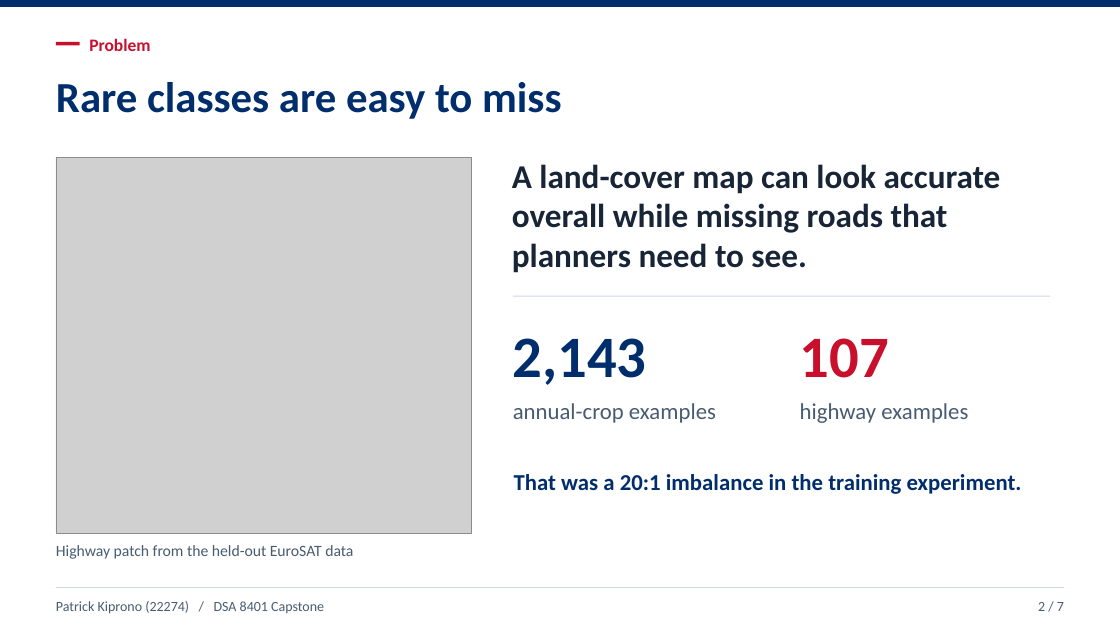
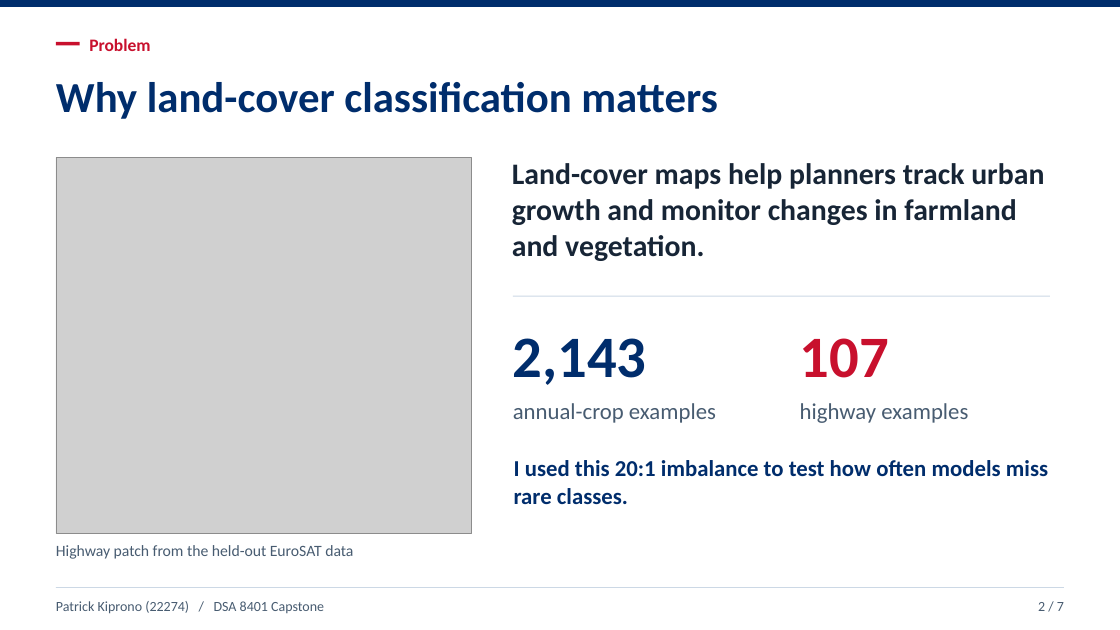
Before and after one commit to kipronopato/EuroSAT_LULC_Capstone, a slide deck: slide 2 of deliverables/EuroSAT_Capstone_Presentation.pptx. Drawn at 1120x630 pixels with LibreOffice and Linux fonts; fonts in the diff are those of the drawing; grey boxes stand for pictures. Boxes give left, top, right and bottom in pixels: in the first picture for what was removed or moved away, otherwise in the second. Text is boxed around its words. In the diff, an @@ line names an element or a change of style, - is before the commit and + after.

Commit message:
Explain the land-cover task and model choices

```diff
--- a/deliverables/EuroSAT_Capstone_Presentation.pptx
+++ b/deliverables/EuroSAT_Capstone_Presentation.pptx
@@ text at (56,82,717,119): text changed @@
-Rare classes are easy to miss
+Why land-cover classification matters
@@ text at (512,163,1044,261): text changed; size 28.5 to 25.5 pt @@
-A land-cover map can look accurate overall while missing roads that planners need to see.
+Land-cover maps help planners track urban growth and monitor changes in farmland and vegetation.
@@ text at (514,460,1048,504): text changed @@
-That was a 20:1 imbalance in the training experiment.
+I used this 20:1 imbalance to test how often models miss rare classes.
```
Also in this commit, not shown: 2 other slides changed.
